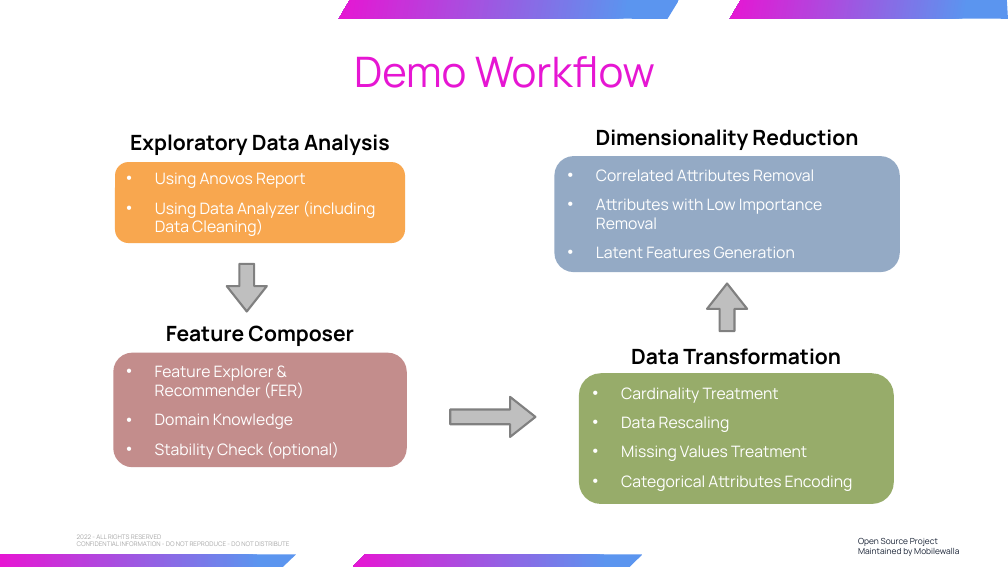
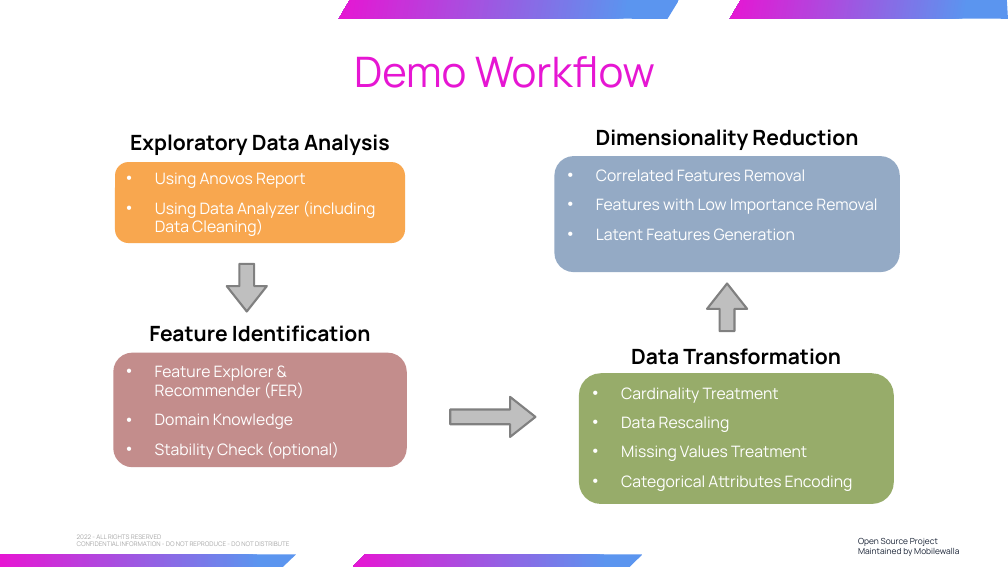
Before and after one commit to anovos/anovos, a slide deck: slide 6 of tutorial/use_case_demo/assets/Anovos Use Case Presentation.pptx. Drawn at 1008x567 pixels with LibreOffice and Linux fonts; fonts in the diff are those of the drawing; background and template pictures are left out. Boxes give left, top, right and bottom in pixels: in the first picture for what was removed or moved away, otherwise in the second. Text is boxed around its words. In the diff, an @@ line names an element or a change of style, - is before the commit and + after.

```diff
--- a/tutorial/use_case_demo/assets/Anovos Use Case Presentation.pptx
+++ b/tutorial/use_case_demo/assets/Anovos Use Case Presentation.pptx
@@ text in rounded rectangle at bbox=[596, 169, 877, 214]: text changed @@
-• Correlated Attributes Removal
-• Attributes with Low Importance Removal
+• Correlated Features Removal
+• Features with Low Importance Removal
@@ text at bbox=[149, 325, 371, 342]: text changed @@
-Feature Composer
+Feature Identification
```
Also in this commit, not shown: 2 other slides changed, 10 other files.
